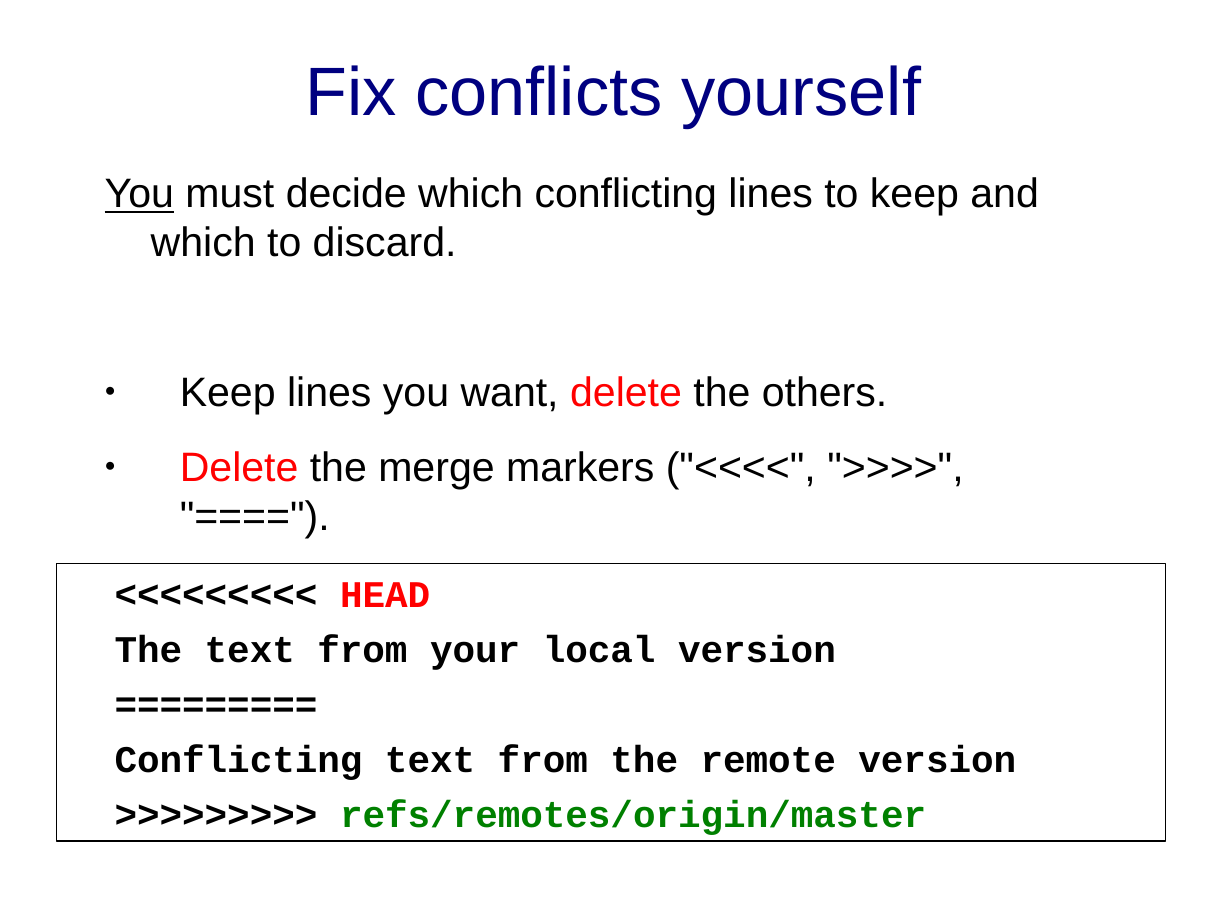
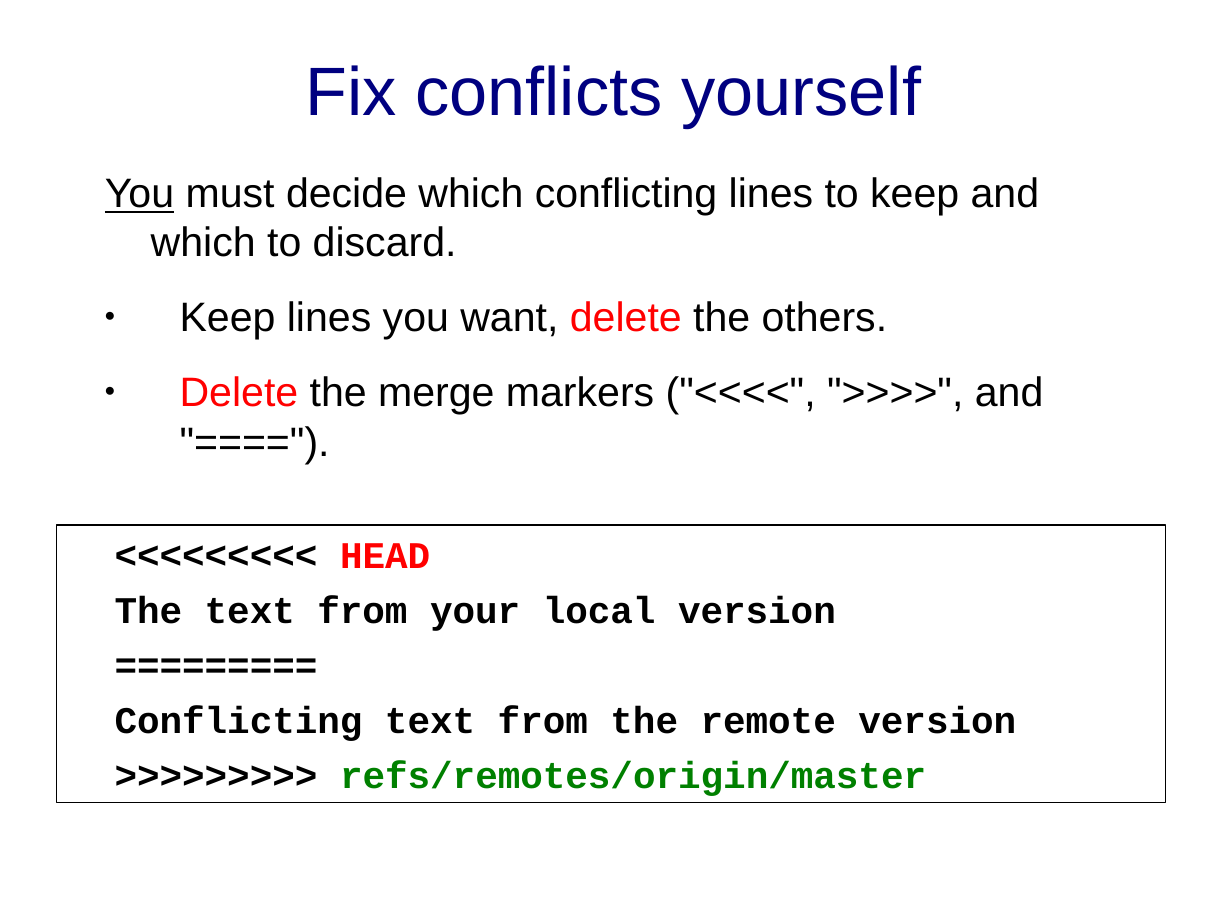
Before and after one commit to cpske/ISP, a slide deck: slide 18 of git/Merge-and-Conflict-Practice.ppt (slide 15 before the commit). Drawn at 1232x924 pixels with LibreOffice and Linux fonts; fonts in the diff are those of the drawing. Boxes give left, top, right and bottom in pixels: in the first picture for what was removed or moved away, otherwise in the second. Text is boxed around its words. In the diff, an @@ line names an element or a change of style, - is before the commit and + after.

Commit message:
add some slides on conflict resolution

```diff
--- a/git/Merge-and-Conflict-Practice.ppt
+++ b/git/Merge-and-Conflict-Practice.ppt
@@ text at (180, 376, 1044, 415): text changed @@
-● Delete the merge markers ("<<<<", ">>>>", "====").
+● Delete the merge markers ("<<<<", ">>>>", and "====").
@@ rectangle "<<<<<<<<< HEAD": place and size @@
-rectangle "<<<<<<<<< HEAD" at (57, 564, 1165, 841)
+rectangle "<<<<<<<<< HEAD" at (57, 525, 1165, 802)
```
Also in this commit, not shown: 6 other slides changed, 3 slides added, 4 other files.
